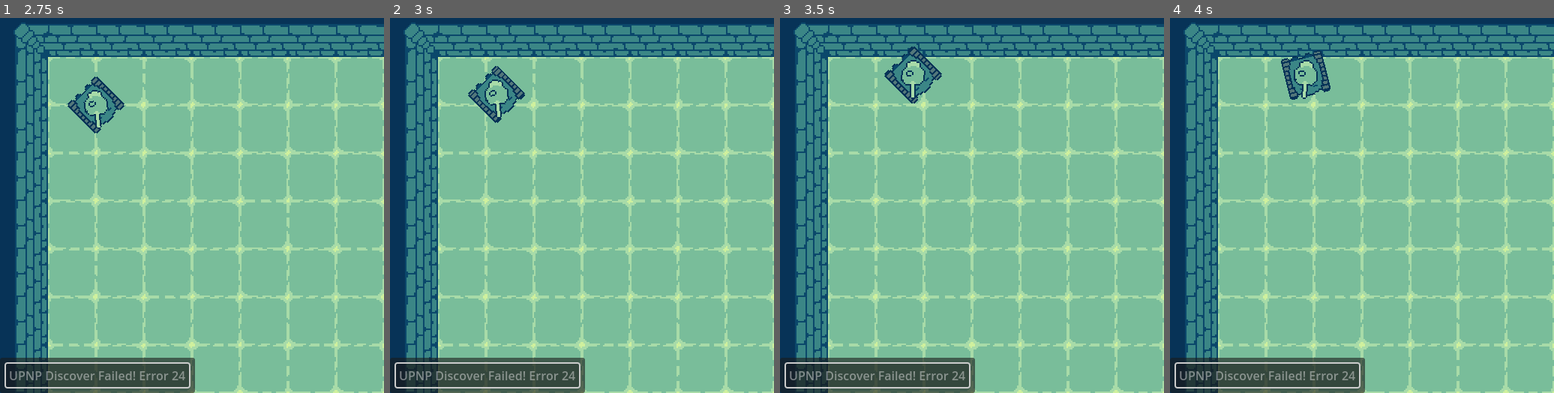
Above: before the commit, frames 1-4 (left to right).
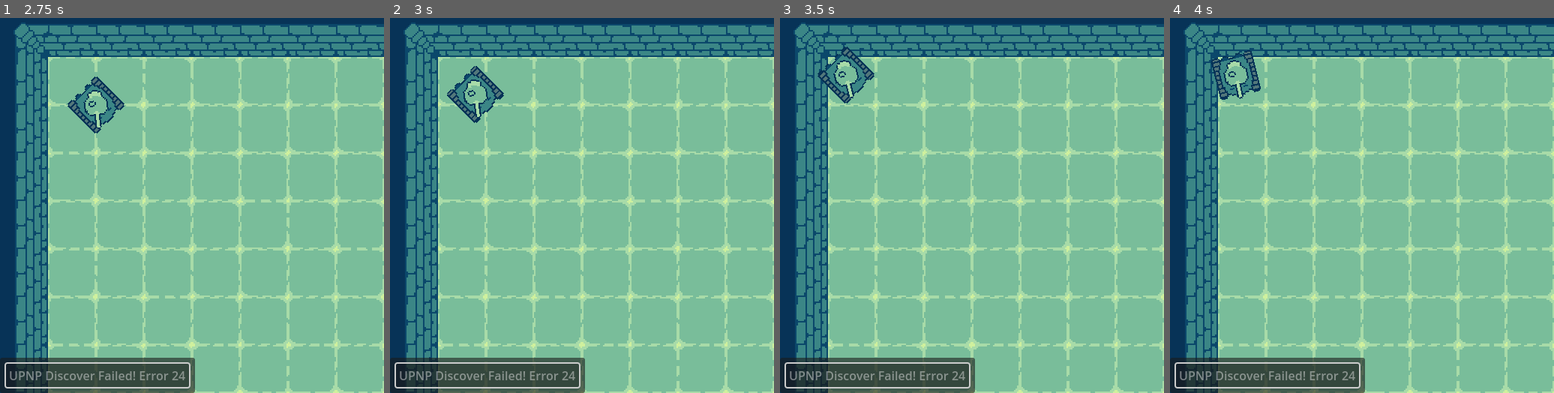
Above: after the commit, the same moments.

Repository: Mo-BiuS/SchroudWalker
Game: Godot game, scene res://Node/Root.tscn
The game is run twice, just before and just after one commit, with the same random seed, the same clock (stepped at 60 frames per second) and the same inputs.
Inputs (mouse positions are in pixels of both pictures, inside the frame that each line leads up to):
- Up to frame 1 (2.75 s): tap Enter at 0.5 s; move the mouse to (276, 183) at 0.52 s; hold D (turnRight) 0.53-1.25 s; click "Host" at 1.25 s; click "Start UPNP" at 2 s
- Up to frame 2 (3 s): move the mouse to (505, 220) at 2.77 s; hold S (goBackward) from 2.78 s (still down)
- Up to frame 3 (3.5 s): keep holding S (goBackward)
- Up to frame 4 (4 s): move the mouse to (1400, 115) at 3.52 s; release S (goBackward) at 3.53 s; hold D (turnRight) from 3.53 s (still down)

Frame 1 is identical in both runs. In frame 2, 1.6% of the frame differs, in the area x 14-36%, y 12-28%; in frame 3, 1.8%; in frame 4, 1.9%, in the area x 10-42%, y 8-22%.

Commit message:
Fixed slight moving problem

Diff:
--- a/Node/Player.tscn
+++ b/Node/Player.tscn
@@ -62,13 +62,11 @@
 shape = SubResource("CircleShape2D_byjcm")
 
 [node name="TankSprite" type="AnimatedSprite2D" parent="."]
-rotation = -1.5708
 sprite_frames = SubResource("SpriteFrames_mpmti")
 animation = &"Moving"
 speed_scale = 3.0
 
 [node name="TurretSprite" type="Sprite2D" parent="."]
-rotation = -1.5708
 texture = ExtResource("2_8xbpx")
 region_enabled = true
 region_rect = Rect2(0, 32, 32, 32)
--- a/Node/SchroudWalker.gd
+++ b/Node/SchroudWalker.gd
@@ -11,7 +11,7 @@
 	var player:Player = playerClass.instantiate()
 	player.id = id;
 	player.position = arena.getValidPlayerPos()
-	player.rotation_degrees = rad_to_deg(atan2(arena.spawnCenter.position.y-player.position.y, arena.spawnCenter.position.x-player.position.x))
+	player.rotation_degrees = rad_to_deg(atan2(arena.spawnCenter.position.y-player.position.y, arena.spawnCenter.position.x-player.position.x)-PI/2)
 	players.add_child(player,true)
 
 func removePlayer(id:int):
